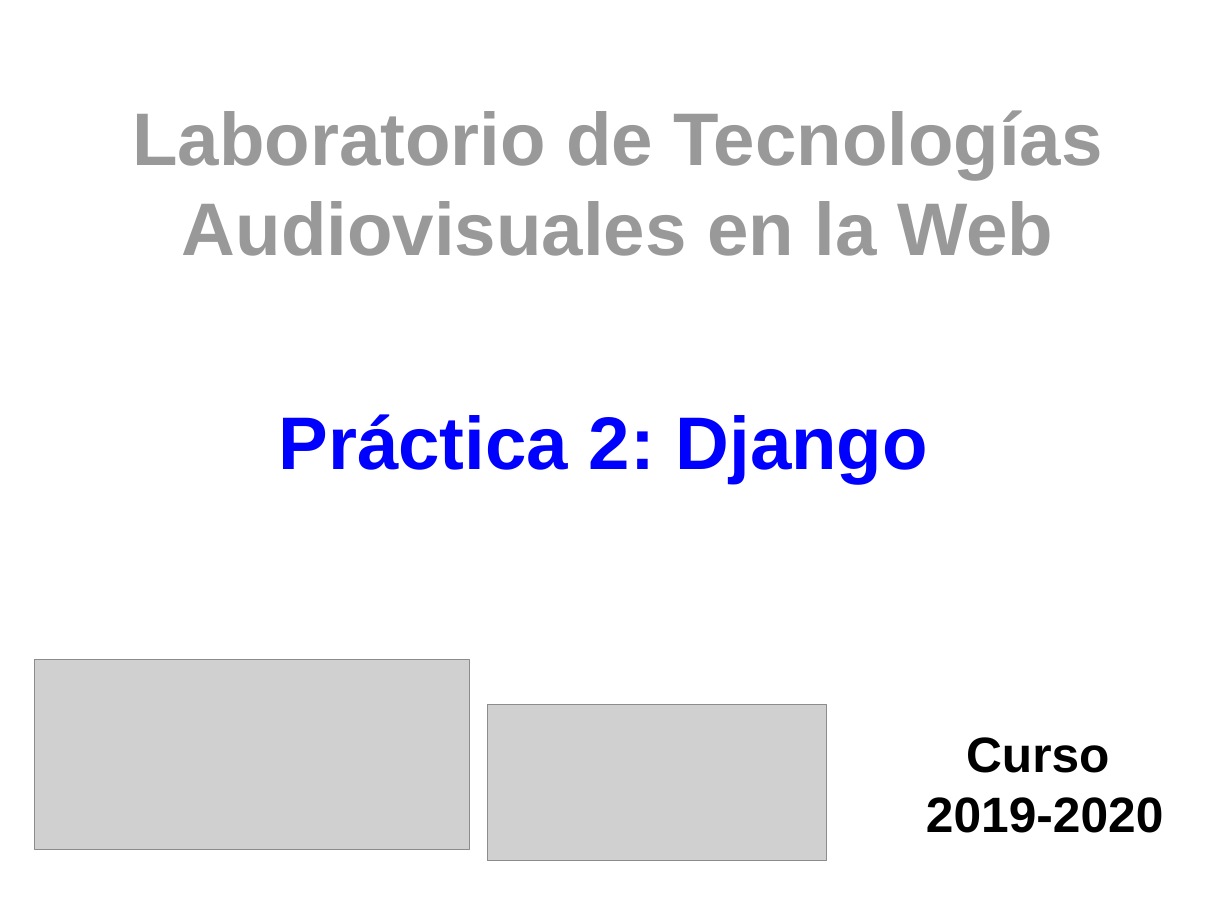
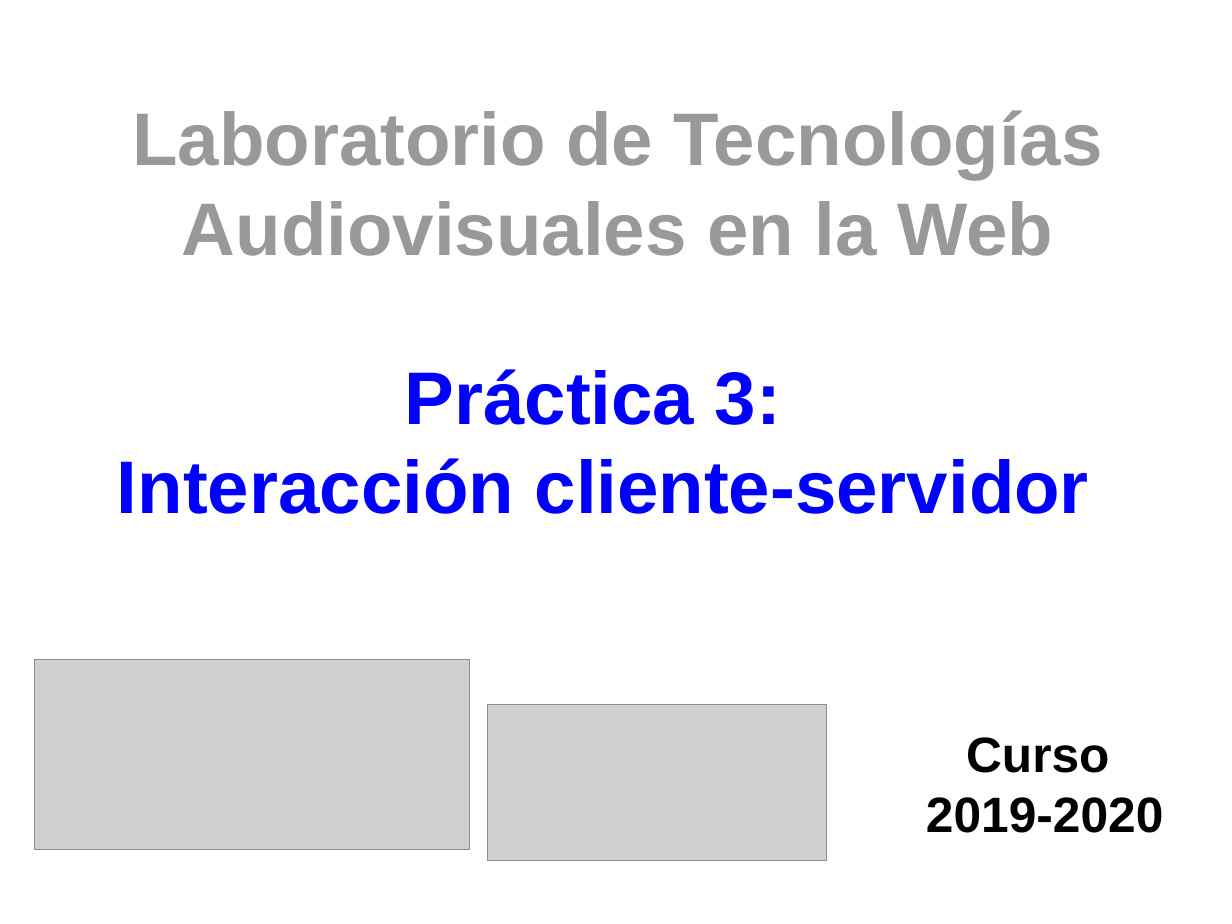
Before and after one commit to myTeachingURJC/2019-2020-LTAW, a slide deck: slide 1 of L07/Portada/Portada.odp. Drawn at 1232x924 pixels with LibreOffice and Linux fonts; fonts in the diff are those of the drawing; grey boxes stand for pictures. Boxes give left, top, right and bottom in pixels: in the first picture for what was removed or moved away, otherwise in the second. Text is boxed around its words. In the diff, an @@ line names an element or a change of style, - is before the commit and + after.

Commit message:
L07: Cover image updated

```diff
--- a/L07/Portada/Portada.odp
+++ b/L07/Portada/Portada.odp
@@ title at (117,369,1089,514): text changed @@
-Práctica 2: Django
+Práctica 3:
+Interacción cliente-servidor
```
